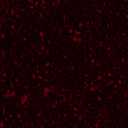
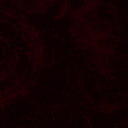
Layered file, before and after one edit (128 × 128). Changes by layer:
removed layer "Layer 1" over [0, 0, 128, 128]
removed layer "Layer 0" over [0, 0, 128, 128]
added layer "Layer 3 copy 5" above "Layer 2" over [0, 0, 128, 128]
added layer "Layer 2" over [0, 0, 128, 128]
